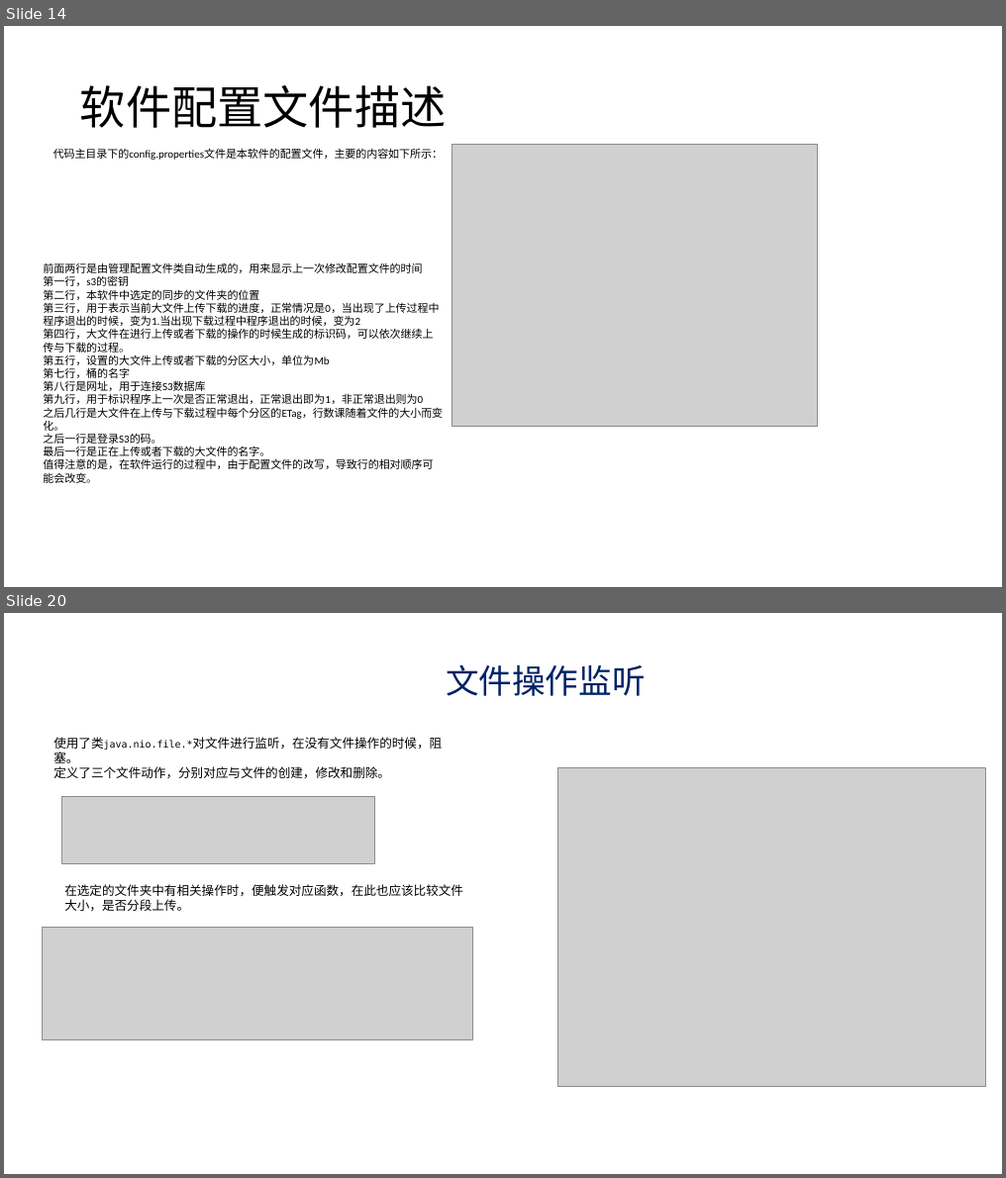
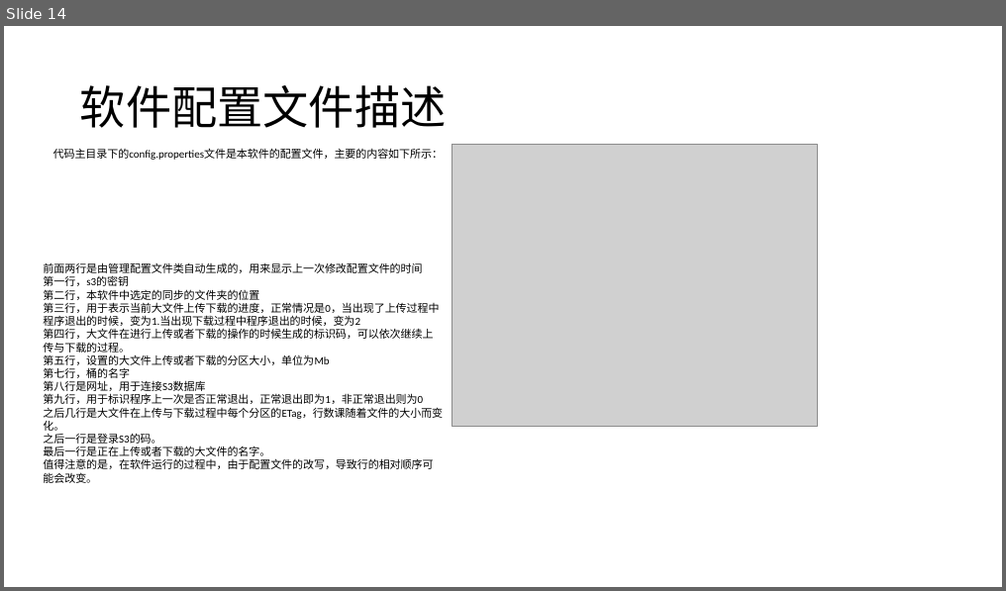
Before and after one commit to masaikk/2021-Big-data-development, a slide deck: 01-大数据怎么存/代码和文档/s3week1/pass/展示.pptx. Shown one above the other, each under a label of ours: slides 14 and 20 before the commit, slide 14 after it; the slides between them are not shown. The pictures are 1006x1178 and 1006x591 pixels, drawn with LibreOffice and Linux fonts; fonts in the diff are those of the drawing; grey boxes stand for pictures. Boxes give left, top, right and bottom in pixels: in the first picture for what was removed or moved away, otherwise in the second. Text is boxed around its words. In the diff, an @@ line names an element or a change of style, - is before the commit and + after.

```diff
--- a/01-大数据怎么存/代码和文档/s3week1/pass/展示.pptx
+++ b/01-大数据怎么存/代码和文档/s3week1/pass/展示.pptx
@@ slide 20 removed at (4,613,1002,1174), background #FFFFFF @@
@@ text removed at (446,664,646,696) @@
-  文件操作监听
@@ text removed at (54,737,443,778) @@
-使用了类java.nio.file.*对文件进行监听，在没有文件操作的时候，阻塞。 定义了三个文件动作，分别对应与文件的创建，修改和删除。
@@ picture removed at (558,768,985,1087) @@
@@ picture removed at (61,796,374,863) @@
@@ text removed at (64,884,463,911) @@
-在选定的文件夹中有相关操作时，便触发对应函数，在此也应该比较文件大小，是否分段上传。
@@ picture removed at (42,928,472,1040) @@
```
Also in this commit, not shown: 2 slides changed, 7 other slides removed, 5 other files.
